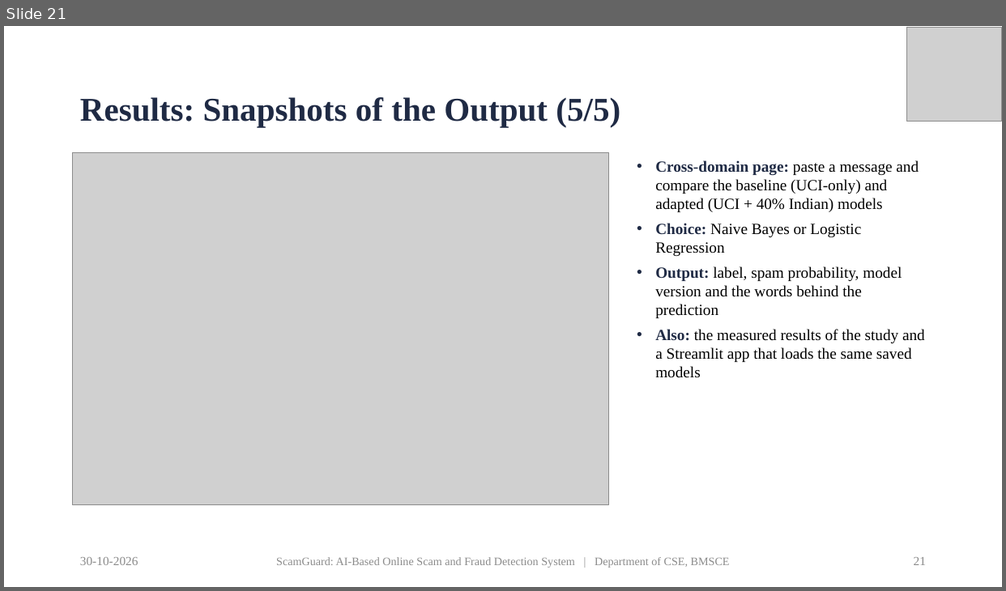
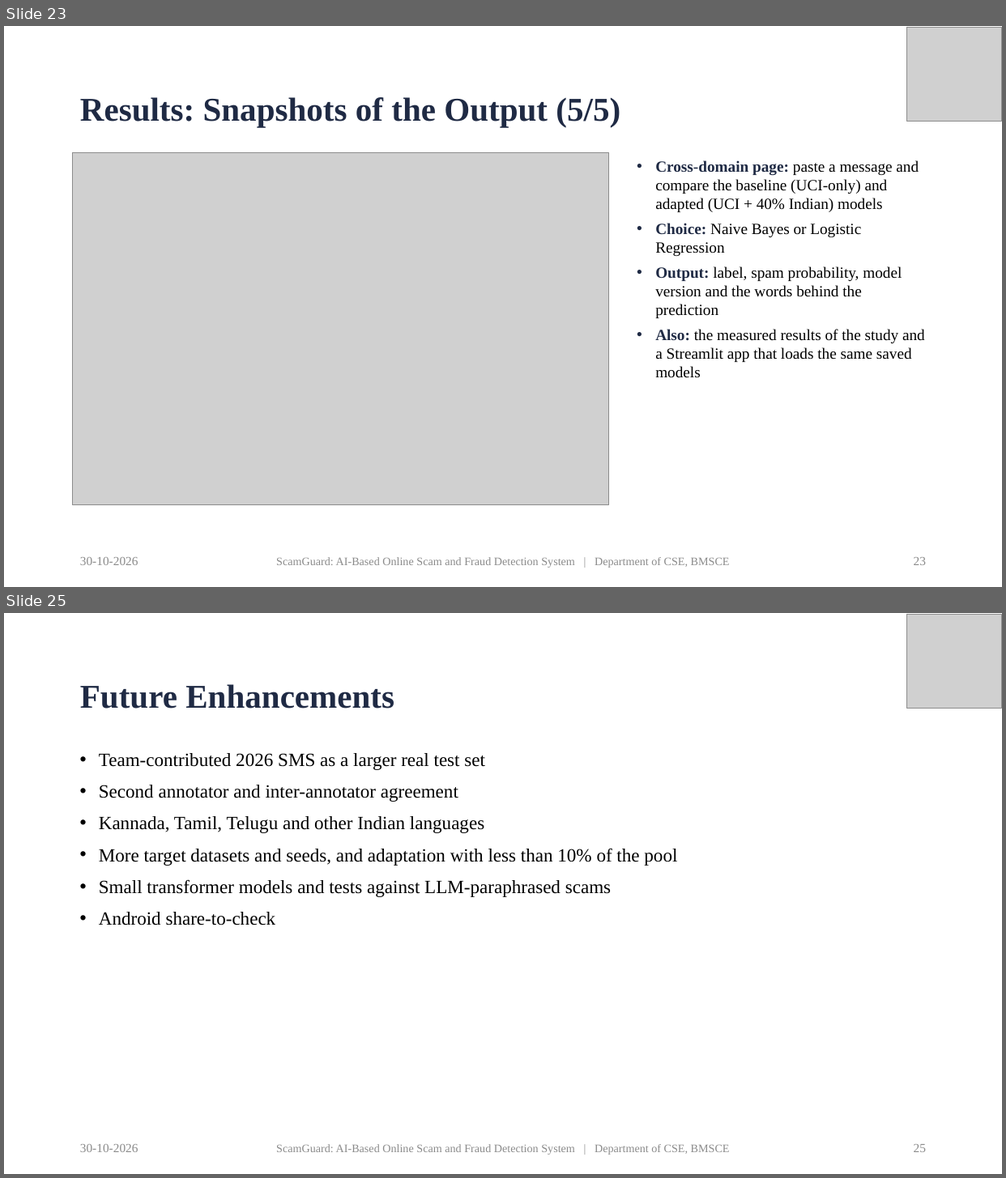
Before and after one commit to priyamthakur275/ScamGuard-AI, a slide deck: docs/presentation/ScamGuard_Final_Presentation.pptx. Shown one above the other, each under a label of ours: slide 21 before the commit, slides 23 and 25 after it; the slides between them are not shown. The pictures are 1006x591 and 1006x1178 pixels, drawn with LibreOffice and Linux fonts; fonts in the diff are those of the drawing; grey boxes stand for pictures. Boxes give left, top, right and bottom in pixels: in the first picture for what was removed or moved away, otherwise in the second. Text is boxed around its words. In the diff, an @@ line names an element or a change of style, - is before the commit and + after.

Commit message:
Align presentation with the department PP2 template: add SDG, collaboration, split conclusion and future work

```diff
--- a/docs/presentation/ScamGuard_Final_Presentation.pptx
+++ b/docs/presentation/ScamGuard_Final_Presentation.pptx
@@ slide 25 added at (4, 613, 1002, 1174), background #FFFFFF @@
@@ picture added at (907, 615, 1002, 708) @@
@@ title added at (80, 684, 394, 709), 32 pt, text #1F2A44, bold @@
+Future Enhancements
@@ text added at (99, 753, 677, 926), 18 pt, text #000000 @@
+• Team-contributed 2026 SMS as a larger real test set
+• Second annotator and inter-annotator agreement
+• Kannada, Tamil, Telugu and other Indian languages
+• More target datasets and seeds, and adaptation with less than 10% of the pool
+• Small transformer models and tests against LLM-paraphrased scams
+• Android share-to-check
@@ text added at (80, 1144, 138, 1152), 12 pt, text #8C8C8C @@
+30-10-2026
@@ text added at (276, 1144, 730, 1155), 11 pt, text #8C8C8C @@
+ScamGuard: AI-Based Online Scam and Fraud Detection System | Department of CSE, BMSCE
@@ page number added at (914, 1144, 926, 1152), 12 pt, text #8C8C8C @@
+25
@@ what was slide 21 is now slide 23 @@
@@ page number at (914, 557, 926, 565): text changed @@
-21
+23
```
Also in this commit, not shown: 3 slides changed, 2 other slides added.
